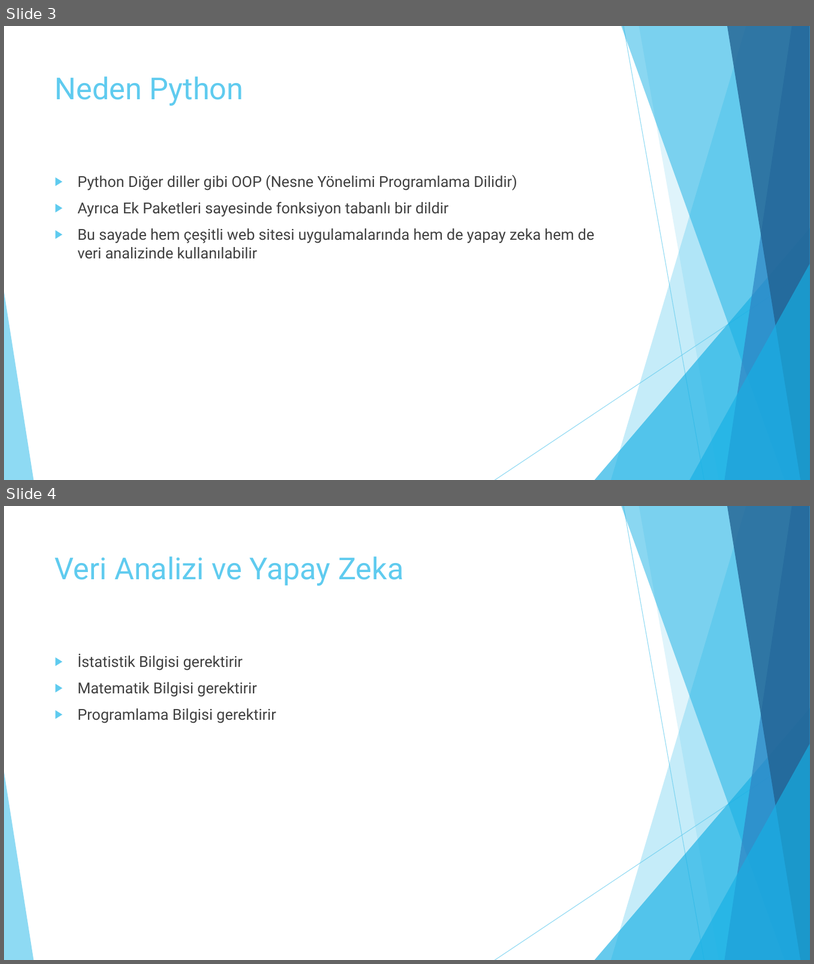
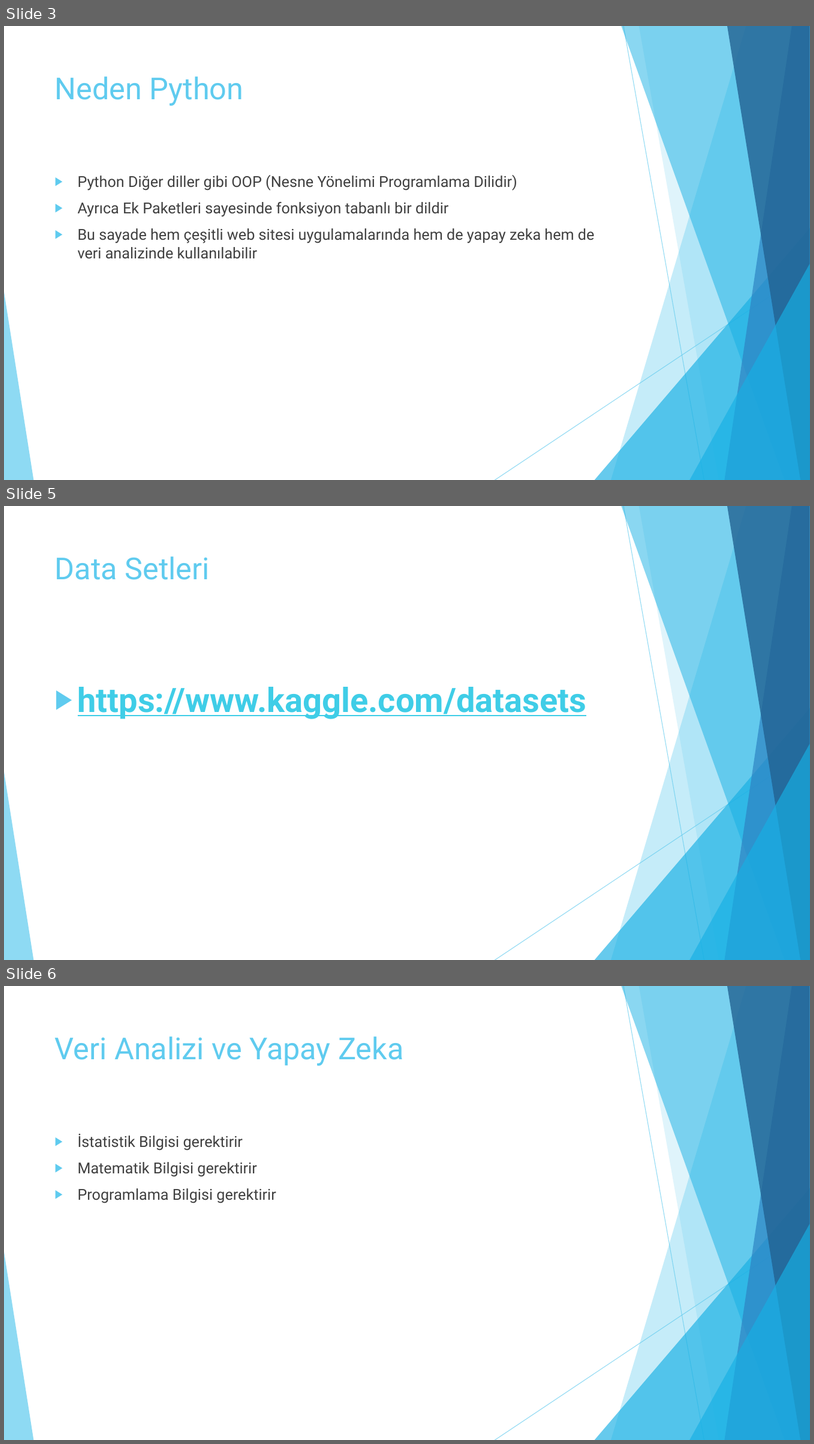
Before and after one commit to samilyilmaz26/pythonDersleri, a slide deck: Python.pptx. Shown one above the other, each under a label of ours: slides 3 and 4 before the commit, slides 3, 5 and 6 after it; the slides between them are not shown. The pictures are 814x964 and 814x1444 pixels, drawn with LibreOffice and Linux fonts; fonts in the diff are those of the drawing. Boxes give left, top, right and bottom in pixels: in the first picture for what was removed or moved away, otherwise in the second. Text is boxed around its words. In the diff, an @@ line names an element or a change of style, - is before the commit and + after.

```diff
--- a/Python.pptx
+++ b/Python.pptx
@@ slide 5 added at [4,506,810,960], background #FFFFFF; not listed: 10 template elements that a slide beside it also shows @@
@@ title added at [55,556,210,580], 36 pt, text #5FCBEF @@
+Data Setleri
@@ text added at [78,687,587,719], 40 pt, text #3FCDE7, bold, underline @@
+▶ https://www.kaggle.com/datasets
@@ what was slide 4 is now slide 6 @@
```
Also in this commit, not shown: 1 slide changed, 1 other slide added, 16 other files.
